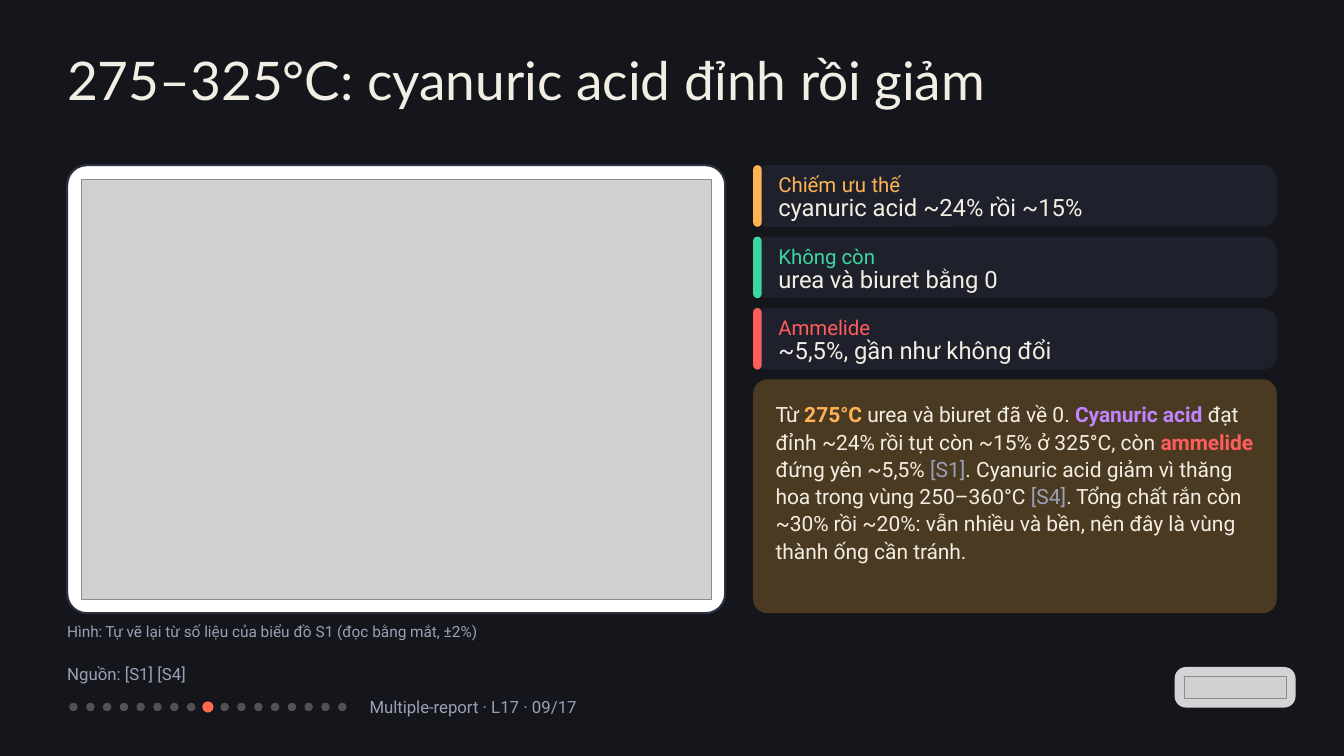
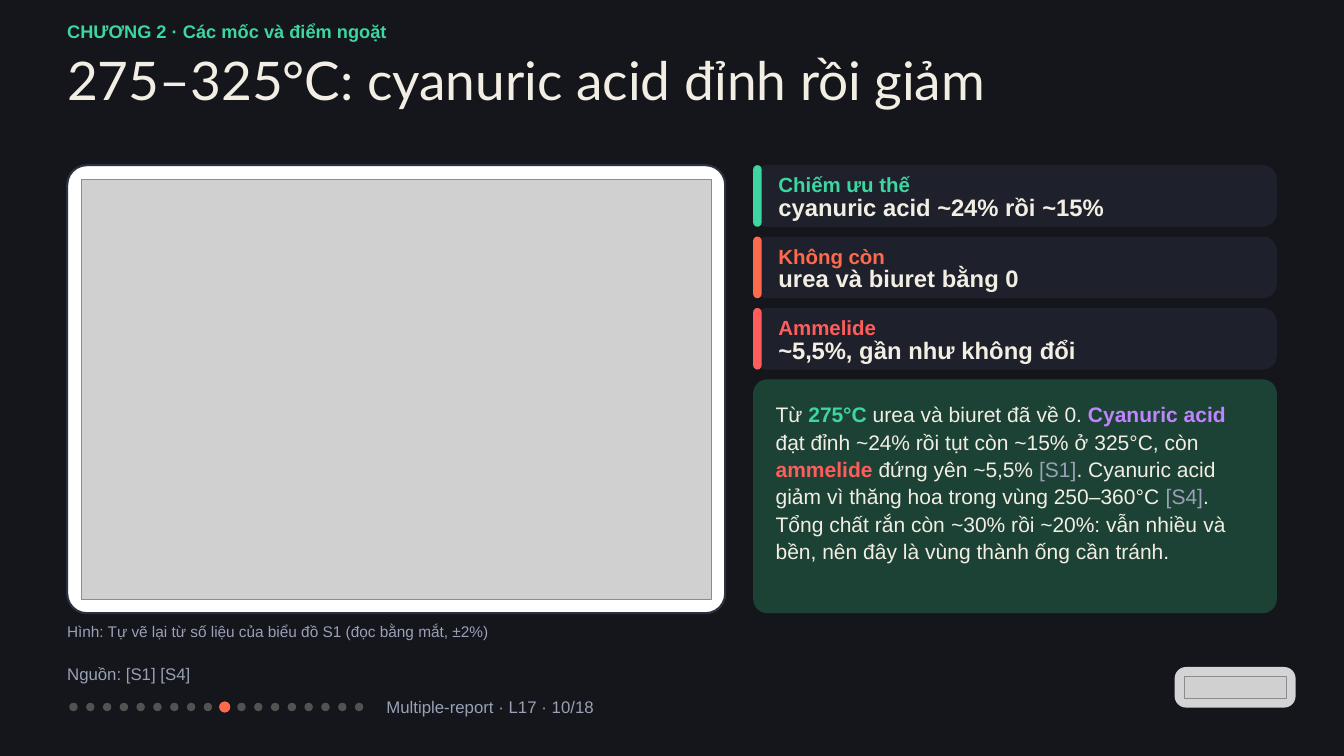
Before and after one commit to vohoailinh90/Multiple-report, a slide deck: slide 10 of lessons/L17/L17.pptx (slide 9 before the commit). Drawn at 1344x756 pixels with LibreOffice and Linux fonts; fonts in the diff are those of the drawing; grey boxes stand for pictures. Boxes give left, top, right and bottom in pixels: in the first picture for what was removed or moved away, otherwise in the second. Text is boxed around its words. In the diff, an @@ line names an element or a change of style, - is before the commit and + after.

```diff
--- a/lessons/L17/L17.pptx
+++ b/lessons/L17/L17.pptx
@@ text added at [67,24,387,42], 19.5 pt, text #3DD6A0, bold @@
+CHƯƠNG 2 · Các mốc và điểm ngoặt
@@ rounded rectangle: place and size @@
-rounded rectangle at [753,237,761,298]
+rounded rectangle at [753,165,761,227]
@@ text "Chiếm ưu thế" at [778,176,910,192]: font Roboto to Arial, text colour #FFB454 to #3DD6A0, bold on; letter spacing -0.1 to 0 pt in "Chiếm"; letter spacing 0.5 to 0 pt in "ưu" @@
@@ text "cyanuric acid ~24% rồi ~15%" at [778,197,1104,221]: font Roboto to Arial, bold on; letter spacing -0.1 to 0 pt in "cyanuric"; letter spacing -0.1 to -0.2 pt in "~24%"; letter spacing -0.2 to 0 pt in "rồi" @@
@@ rounded rectangle: place and size @@
-rounded rectangle at [753,165,761,227]
+rounded rectangle at [753,237,761,298]
@@ rounded rectangle at [753,237,761,298]: fill #FFB454 to #FF6A4D @@
@@ text "Không còn" at [778,248,885,269]: font Roboto to Arial, text colour #3DD6A0 to #FF6A4D, letter spacing -0.1 to 0 pt, bold on @@
@@ text "urea và biuret bằng 0" at [778,268,1018,292]: font Roboto to Arial, bold on; letter spacing -0.2 to 0 pt in "urea biuret"; letter spacing -0.2 to 0.1 pt in "và" @@
@@ text "Ammelide" at [778,320,875,335]: font Roboto to Arial, letter spacing -0.1 to 0 pt, bold on @@
@@ text "~5,5%, gần như không đổi" at [778,340,1076,364]: font Roboto to Arial, bold on; letter spacing 0 to -0.2 pt in "~5,5%,"; letter spacing -0.1 to 0 pt in "gần"; letter spacing 0.1 to 0 pt in "đổi" @@
@@ rounded rectangle at [753,380,1277,614]: fill #4A3A22 to #1C4236 @@
@@ text "Từ 275°C urea và biuret ..." at [776,406,1226,563]: size 22.4 to 22.5 pt, font Roboto to Arial; text colour #FFB454 to #3DD6A0 in "275°C"; letter spacing -1.1 to 0 pt in "Từ"; letter spacing 0 to -0.1 pt in "275°C ~5,5% ~30% ~20%:"; letter spacing -0.2 to 0 pt in "urea biuret rồi yên rắn rồi"; letter spacing -0.1 to 0 pt in "và về ammelide trong chất vẫn và ..."; letter spacing 0.2 to 0 pt in "đã đỉnh đứng"; letter spacing 0 to -0.2 pt in "0."; letter spacing -0.1 to -0.2 pt in "~24%"; letter spacing -0.4 to 0 pt in "Tổng" @@
@@ text "Hình: Tự vẽ lại từ ..." at [67,625,488,640]: font Roboto to Arial; letter spacing -0.5 to 0 pt in "Tự"; letter spacing 0.1 to 0 pt in "đồ (đọc" @@
@@ text "Nguồn: [S1] [S4]" at [67,667,190,684]: font Roboto to Arial @@
@@ ellipse: place and size @@
-ellipse at [220,703,228,711]
+ellipse at [204,703,212,711]
@@ ellipse: place and size @@
-ellipse at [202,702,214,713]
+ellipse at [219,702,230,713]
@@ ellipse added at [355,703,363,711], fill #F3EEE3 at 28% opacity @@
@@ text at [386,701,594,717]: text changed; font Roboto to Arial @@
-Multiple-report · L17 · 09/17
+Multiple-report · L17 · 10/18
```
Also in this commit, not shown: 16 other slides changed, 1 slide added, 1 other file.
